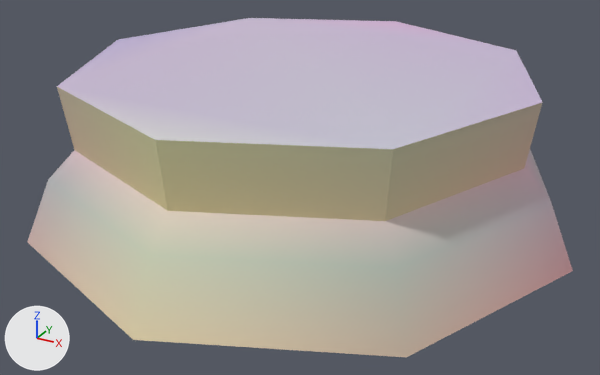
What one commit did to the glTF model assets/kit/watcher_base.glb.
One viewpoint serves both versions: a 50 mm lens placed at (0.847, -1.556, 0.829), pointed at (0.014, -0.041, 0.072). Every picture has the same lights, and +X, +Y and +Z are marked at lower left. The picture after the commit comes second. Vertices at exactly the same position are counted once.

In view in the first picture: 'watcher_base'.
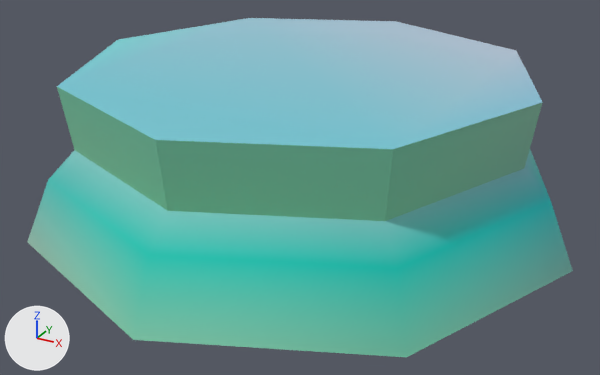
Where the change shows, as pixel boxes (x1, y1, x2, y2) in the pictures (600 x 375 px):
part 1 of me_watcher_base, recoloured (beige to green)
    both: (75, 103, 542, 221)
part 2 of me_watcher_base, recoloured
    both: (28, 157, 573, 357)
part 3 of me_watcher_base, recoloured
    both: (27, 169, 551, 357)
part 4 of me_watcher_base, recoloured (white to cyan)
    both: (48, 86, 523, 357)
part 5 of me_watcher_base, recoloured (pale blue to cyan)
    both: (58, 18, 551, 201)
part 6 of me_watcher_base, recoloured
    both: (57, 87, 543, 221)

Edits to the bpy script that builds the scene:
```text
Change me_watcher_base:
    where me_watcher_base.from_pydata(...)  # 32 vertices, 60 faces; spans x -0.62..0.62, y -0.62..0.62, z 0.0..0.34
    used by ob_watcher_base; location = (0.0, 0.0, 0.0)
    me_watcher_base part 1: 15 faces centred in x -0.353..0.458, y -0.463..0.463, z 0.0..0.293 are repainted in the vertex colours; the middle colour goes from beige #f1d3c0 to green #90e2c0
    me_watcher_base part 2: 10 faces centred in x -0.485..0.539, y -0.539..0.539, z 0.047..0.18 are repainted in the vertex colours; the middle colour goes from pale pink #eaccdf to cyan #8ce1df
    me_watcher_base part 3: 9 faces centred in x -0.539..0.525, y -0.465..0.485, z 0.047..0.16 are repainted in the vertex colours; the middle colour goes from light grey #d6d0df to cyan #5ee3df
    me_watcher_base part 4: 8 faces centred in x -0.25..0.417, y -0.525..-0.25, z 0.047..0.34 are repainted in the vertex colours; the middle colour goes from white #eae3df to cyan #86e6df
    me_watcher_base part 5: 11 faces centred in x -0.485..0.437, y -0.25..0.471, z 0.16..0.34 are repainted in the vertex colours; the middle colour goes from pale blue #dfd3ea to cyan #90e3ea
    me_watcher_base part 6: 7 faces centred in x -0.463..0.463, y -0.414..0.24, z 0.247..0.293 are repainted in the vertex colours; the middle colour goes from pale yellow #e1d6c7 to green #90e4c7
```
